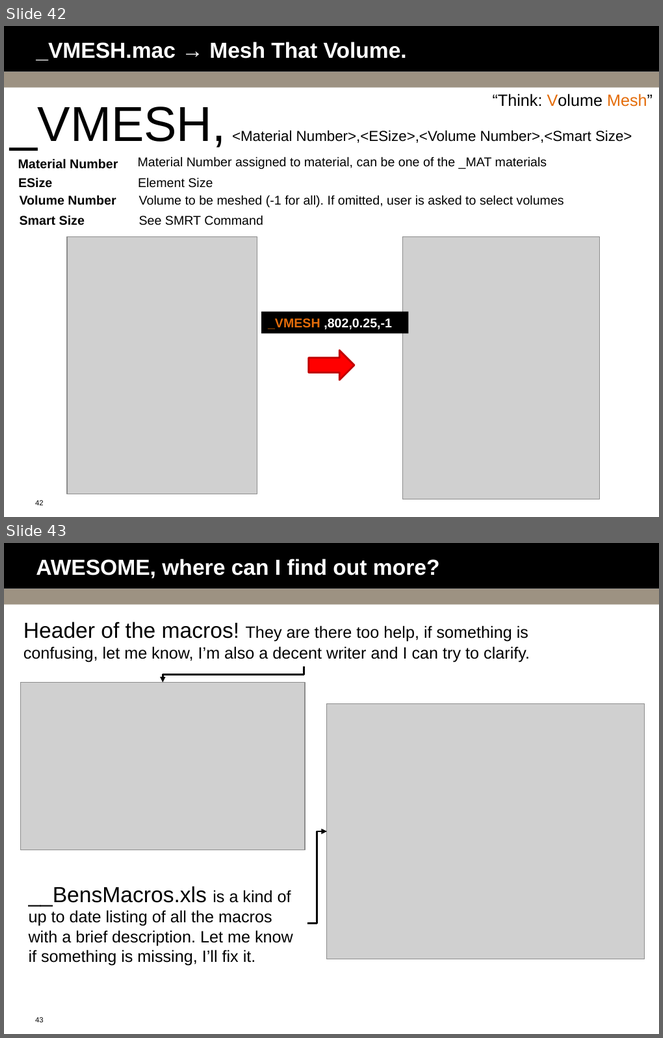
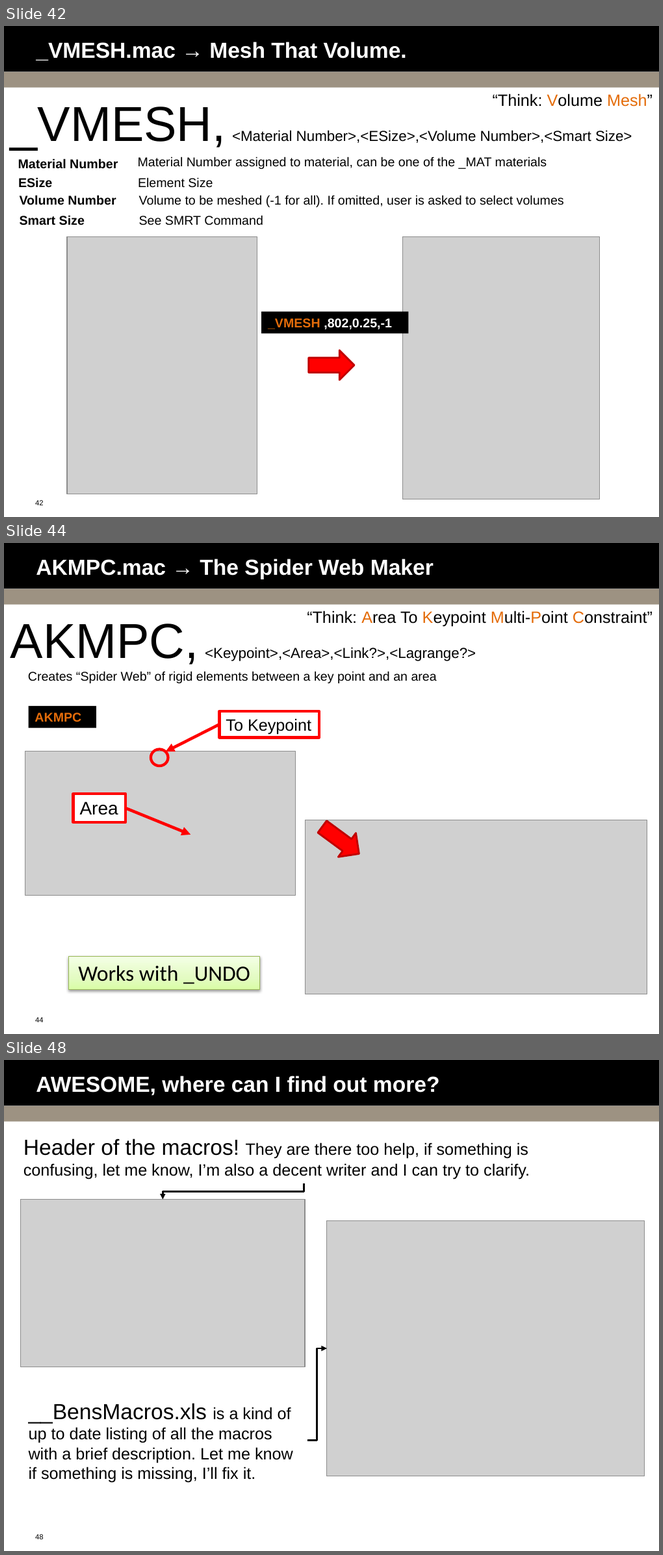
Before and after one commit to bguest/ansys-macros, a slide deck: Macro-Mania.pptx. Shown one above the other, each under a label of ours: slides 42 and 43 before the commit, slides 42, 44 and 48 after it; the slides between them are not shown. The pictures are 663x1038 and 663x1555 pixels, drawn with LibreOffice and Linux fonts; fonts in the diff are those of the drawing; grey boxes stand for pictures; background and template pictures are left out. Boxes give left, top, right and bottom in pixels: in the first picture for what was removed or moved away, otherwise in the second. Text is boxed around its words. In the diff, an @@ line names an element or a change of style, - is before the commit and + after.

```diff
--- a/Macro-Mania.pptx
+++ b/Macro-Mania.pptx
@@ slide 44 added at <box>4,543,659,1034</box>, background #FFFFFF; not listed: 3 template elements that a slide beside it also shows @@
@@ title added at <box>36,559,434,579</box>, 24 pt, text #FFFFFF, bold @@
+AKMPC.mac → The Spider Web Maker
@@ text added at <box>307,611,653,626</box>, 18 pt, text #000000 @@
+“Think: Area To Keypoint Multi-Point Constraint”
@@ text added at <box>10,624,476,665</box>, 16 pt, text #000000 @@
+AKMPC, <Keypoint>,<Area>,<Link?>,<Lagrange?>
@@ text added at <box>28,671,437,683</box>, 14 pt, text #000000 @@
+Creates “Spider Web” of rigid elements between a key point and an area
@@ rectangle added at <box>28,706,96,728</box>, fill #000000, 14 pt, text #E46C0A, bold @@
+AKMPC
@@ rectangle added at <box>220,711,319,737</box>, outline #FF0000 3 pt, 18 pt, text #000000 @@
+To Keypoint
@@ arrow added from (220, 724) to (166, 752), #FF0000 3.25 pt @@
@@ picture added at <box>25,752,296,895</box> @@
@@ ellipse added at <box>151,750,168,766</box>, outline #FF0000 3 pt @@
@@ rectangle added at <box>74,794,125,823</box>, fill #FFFFFF, outline #FF0000 3 pt, 20 pt, text #000000 @@
+Area
@@ arrow added from (125, 808) to (191, 835), #FF0000 3.25 pt @@
@@ right arrow added at <box>313,815,368,865</box>, fill #FF0000, outline #C00000 2 pt @@
@@ picture added at <box>306,821,648,995</box> @@
@@ rectangle added at <box>69,956,260,989</box>, fill gradient #DAFDA7 to #E4FCC2 to #F5FFE7, outline #98B955 0.75 pt, 24 pt, text #000000 @@
+Works with _UNDO
@@ what was slide 43 is now slide 48 @@
@@ page number at <box>35,1534,43,1540</box>: text changed @@
-43
+48
```
Also in this commit, not shown: 4 other slides added, 4 other files.
